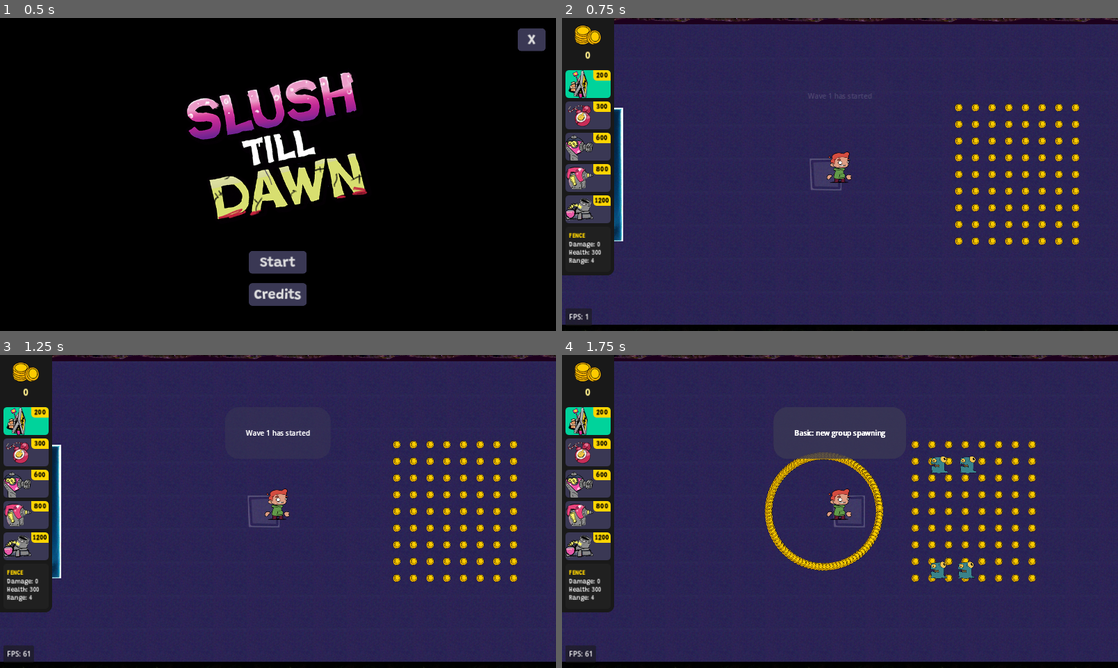
Above: before the commit, frames 1-4 (two rows, left to right).
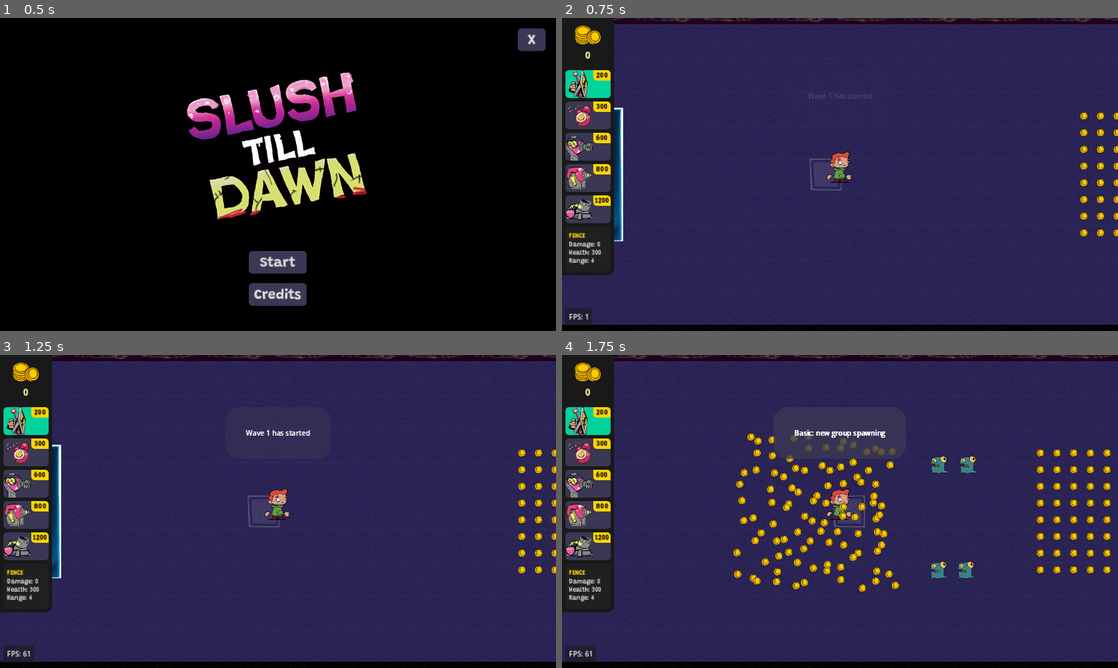
Above: after the commit, the same moments.

Repository: Slushie-Defense/Slushie
Game: Godot game, scene res://Levels/SplashScreen/SplashScreen.tscn
The game is run twice, just before and just after one commit, with the same random seed, the same clock (stepped at 60 frames per second) and the same inputs. Sound files missing from this copy of the repository are replaced by a short silence.
Inputs:
- Up to frame 1 (0.5 s): no input
- Up to frame 2 (0.75 s): click "Start" at 0.5 s
- Up to frame 3 (1.25 s): no input
- Up to frame 4 (1.75 s): tap Enter (StartButton) at 1.25 s; hold Right (RightButton) from 1.28 s (still down); hold Space (ActionButton) from 1.28 s (still down)

Frame 1 is identical in both runs. In frame 2, 2.6% of the frame differs, in the area x 70-100%, y 27-73%; in frame 3, 2.6%; in frame 4, 6.6%, in the area x 30-99%, y 24-76%.

Commit message:
Coin Spawner Updates

Diff:
--- a/Autoload/Main.gd
+++ b/Autoload/Main.gd
@@ -11,9 +11,9 @@
 var player_node : CharacterBody2D = null
 
 # Coin count
-var coin_scene = load("res://Entities/Coin/Coin.tscn")
+var coin_spawner_scene = load("res://Entities/Coin/CoinSpawner.tscn")
 var coins : int = 0
-var coin_reward : float = 99.0
+var coin_reward : int = 100
 
 # Called when the node enters the scene tree for the first time.
 func _ready():
@@ -43,15 +43,12 @@
 
 func _reward_with_coins():
 	if _player_alive():
-		var angle_increment = 360.0 / coin_reward
-		for i in range(0, coin_reward):
-			var coins = coin_scene.instantiate()
-			player_node.add_child(coins)
-			# Spawn the coins around the player
-			var distance_from_player : int = 320
-			var angle = i * angle_increment
-			coins.global_position = player_node.global_position + Vector2(distance_from_player, 0).rotated(deg_to_rad(angle))
-			coins._instant_pickup()
+		var coins = coin_spawner_scene.instantiate()
+		coins.number_of_coins = coin_reward
+		get_tree().get_root().add_child(coins)
+		coins.randomize_postion = true
+		coins.instant_pickup = true
+		coins.global_position = player_node.global_position
 
 func _try_to_buy(cost):
 	var can_purchase : bool = Main.coins - cost >= 0
--- a/Entities/Coin/CoinSpawner.gd
+++ b/Entities/Coin/CoinSpawner.gd
@@ -1,11 +1,13 @@
 extends Node2D
 
-@export var number_of_coins_horizontally : int = 6
-@export var number_of_coins_vertically : int = 9
-@export var coin_gap : int = 128
+@export var number_of_coins : int = 1
+@export var coin_gap : int = 64
+@export var instant_pickup : bool = false
+@export var randomize_postion : bool = false
 
 var coin_scene = load("res://Entities/Coin/Coin.tscn")
 @onready var coin_sprite : Sprite2D = $Sprite2D
+
 # Called when the node enters the scene tree for the first time.
 func _ready():
 	coin_sprite.visible = false
@@ -13,9 +15,23 @@
 	call_deferred("_spawn_coins")
 
 func _spawn_coins():
-	for x1 in range(0, number_of_coins_horizontally):
-		for y1 in range(0, number_of_coins_vertically):
-			print(str(x1) + ":" + str(y1))
-			var coin = coin_scene.instantiate()
-			get_tree().get_root().add_child(coin)
-			coin.global_position = global_position + Vector2(x1 * coin_gap, y1 * coin_gap)
+	var grid_size = ceil(sqrt(number_of_coins))
+	var half_size = (grid_size * coin_gap * 0.5) - (coin_gap * 0.5)
+	for x1 in range(0, grid_size):
+		for y1 in range(0, grid_size):
+			if x1 + y1 * grid_size < number_of_coins:
+				var coin = coin_scene.instantiate()
+				get_tree().get_root().add_child(coin)
+				# Does it go straight to the player
+				if instant_pickup:
+					coin.timer.wait_time = randf_range(0.25, 0.5)
+					coin._instant_pickup()
+				# Randomize the position
+				var random_x_position : float = 0.0
+				var random_y_position : float  = 0.0
+				if randomize_postion:
+					var offset_distance : float = coin_gap * 0.3
+					random_x_position = randf_range(-offset_distance, offset_distance)
+					random_y_position = randf_range(-offset_distance, offset_distance)
+				# Position
+				coin.global_position = global_position + Vector2(x1 * coin_gap - half_size + random_x_position, y1 * coin_gap - half_size + random_y_position)
--- a/Entities/Coin/CoinSpawner.tscn
+++ b/Entities/Coin/CoinSpawner.tscn
@@ -5,9 +5,6 @@
 
 [node name="CoinSpawner" type="Node2D"]
 script = ExtResource("1_uvnqu")
-number_of_coins_horizontally = 8
-number_of_coins_vertically = 8
-coin_gap = 64
 
 [node name="Sprite2D" type="Sprite2D" parent="."]
 self_modulate = Color(1, 1, 0, 1)
--- a/Entities/Enemy/Enemy.gd
+++ b/Entities/Enemy/Enemy.gd
@@ -26,7 +26,7 @@
 @onready var attack_timer : Timer = $AttackDelayTimer
 
 # Coins
-var coin_scene = load("res://Entities/Coin/Coin.tscn")
+var coin_spawner = load("res://Entities/Coin/CoinSpawner.tscn")
 
 # Initialize
 func _ready():
@@ -130,15 +130,11 @@
 
 func _spawn_coin():
 	# Spawn coin
-	var number_of_coins = ceil(enemy_data.coin_drop_value / 100.0)
-	var angle_increment = 360.0 / number_of_coins
-	for i in range(0, number_of_coins):
-		var coin = coin_scene.instantiate()
-		get_tree().get_root().add_child(coin)
-		# Spawn the coins around the player
-		var distance_from_death : int = 0 if i == 0 else 48
-		var angle = i * angle_increment
-		coin.global_position = global_position + Vector2(distance_from_death, 0).rotated(deg_to_rad(angle))
+	var coins = coin_spawner.instantiate()
+	coins.number_of_coins = ceil(enemy_data.coin_drop_value / 100.0)
+	coins.randomize_postion = true
+	get_tree().get_root().add_child(coins)
+	coins.global_position = global_position
 
 func _gas_station_destroyed():
 	ai_default_direction = Vector2(0, 0)
--- a/Levels/Level1.tscn
+++ b/Levels/Level1.tscn
@@ -144,8 +144,8 @@
 offset_bottom = 256.0
 
 [node name="CoinSpawner" parent="." instance=ExtResource("11_cched")]
-position = Vector2(1856, 320)
-number_of_coins_vertically = 9
+position = Vector2(2560, 576)
+number_of_coins = 64
 
 [editable path="GroundTexture"]
 [editable path="TreesTexture2"]
